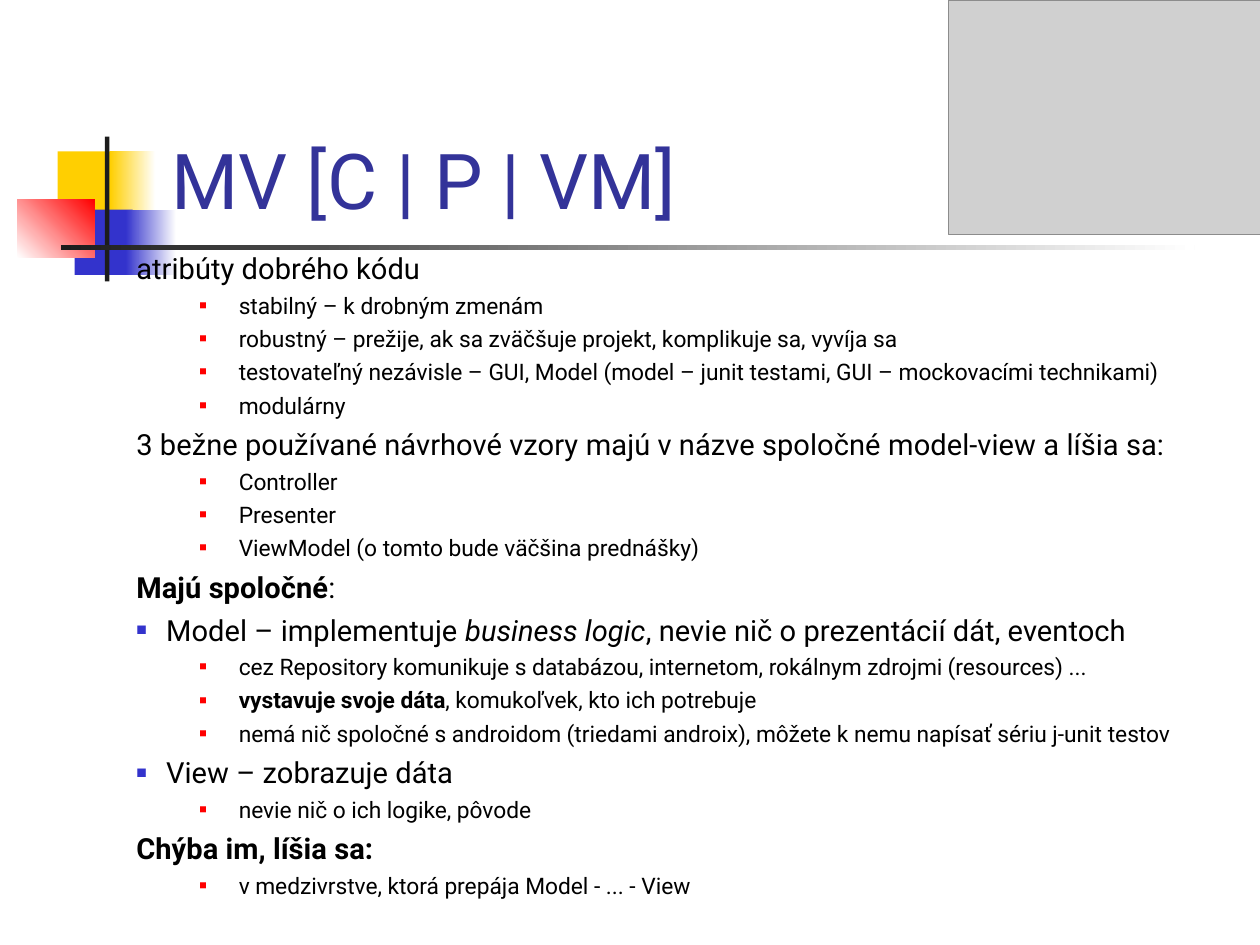
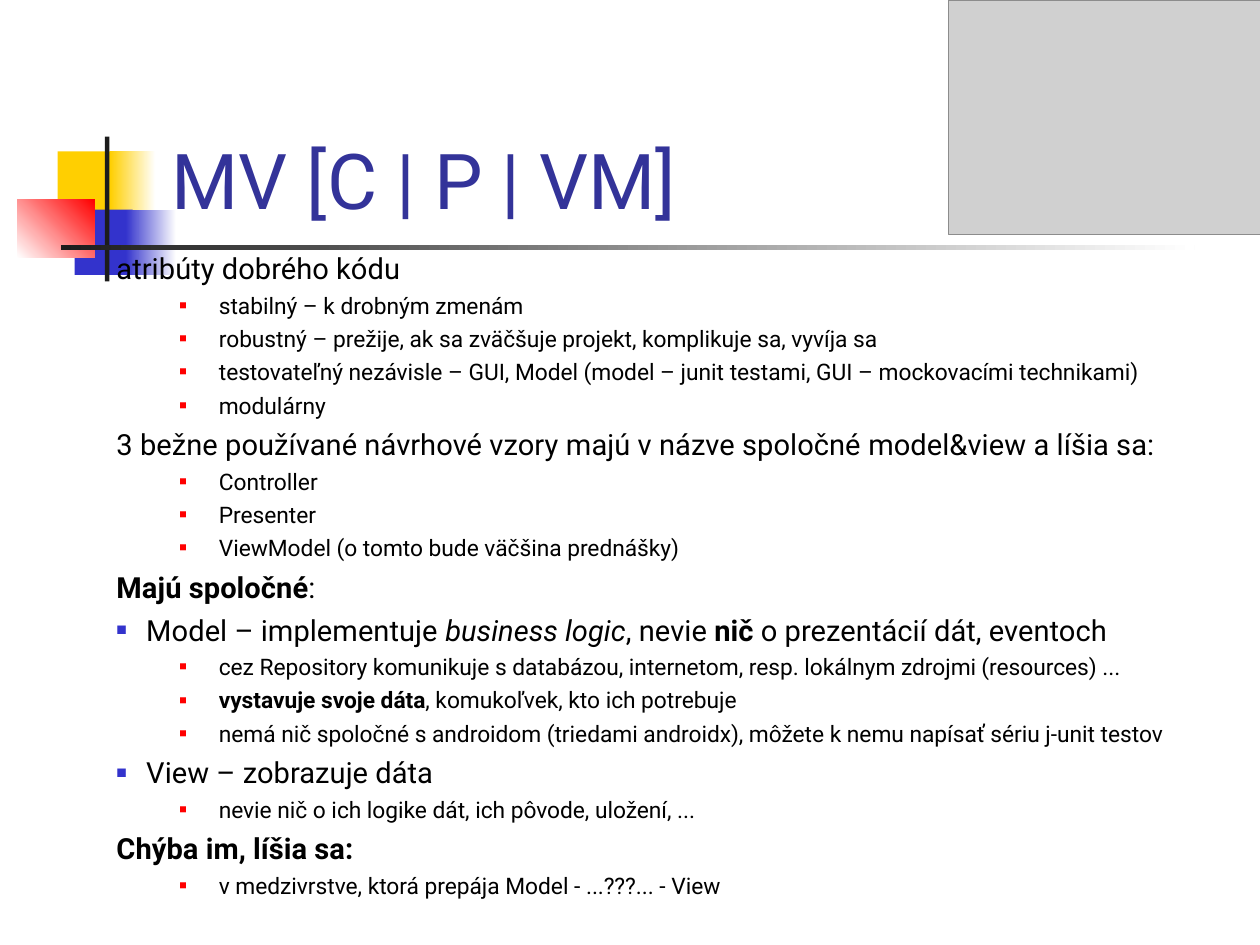
Before and after one commit to vmandro/Prednasky, a slide deck: slide 3 of 07/07_Android.ppt. Drawn at 1260x945 pixels with LibreOffice and Linux fonts; fonts in the diff are those of the drawing; grey boxes stand for pictures. Boxes give left, top, right and bottom in pixels: in the first picture for what was removed or moved away, otherwise in the second. Text is boxed around its words. In the diff, an @@ line names an element or a change of style, - is before the commit and + after.

```diff
--- a/07/07_Android.ppt
+++ b/07/07_Android.ppt
@@ text "atribúty dobrého kódu": place and size @@
-text "atribúty dobrého kódu" at [136,252,1170,899]
+text "atribúty dobrého kódu" at [116,252,1163,899]
@@ text at [116,433,1154,462]: text changed @@
-3 bežne používané návrhové vzory majú v názve spoločné model-view a líšia sa:
+3 bežne používané návrhové vzory majú v názve spoločné model&view a líšia sa:
@@ text at [146,619,1107,648]: bold on in "nič" @@
@@ text at [219,657,1096,680]: text changed @@
-  ■ cez Repository komunikuje s databázou, internetom, rokálnym zdrojmi (resources) ...
+  ■ cez Repository komunikuje s databázou, internetom, resp. lokálnym zdrojmi (resources) ...
@@ text at [219,723,1163,747]: text changed @@
-  ■ nemá nič spoločné s androidom (triedami androix), môžete k nemu napísať sériu j-unit testov
+  ■ nemá nič spoločné s androidom (triedami androidx), môžete k nemu napísať sériu j-unit testov
@@ text at [219,801,672,823]: text changed @@
-  ■ nevie nič o ich logike, pôvode
+  ■ nevie nič o ich logike dát, ich pôvode, uložení, ...
@@ text at [219,877,720,899]: text changed @@
-  ■ v medzivrstve, ktorá prepája Model - ... - View
+  ■ v medzivrstve, ktorá prepája Model - ...???... - View
```
Also in this commit, not shown: 10 other slides changed, 1 slide added, 3 other files.
